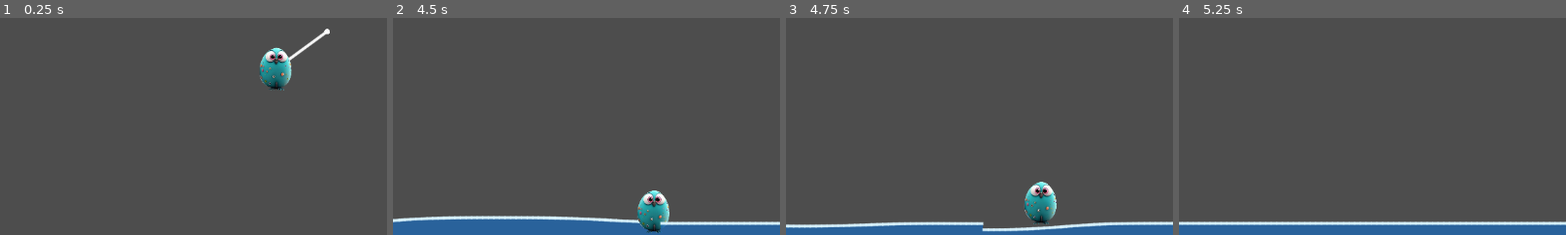
Above: before the commit, frames 1-4 (left to right).
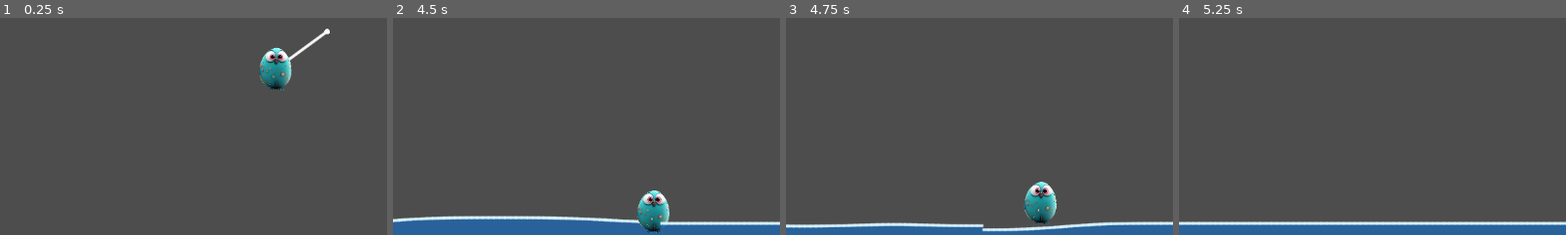
Above: after the commit, the same moments.

Repository: pebblehed/pebblehedz-godot
Game: Godot game, scene res://main.tscn
The game is run twice, just before and just after one commit, with the same random seed, the same clock (stepped at 60 frames per second) and the same inputs.
Inputs (mouse positions are % of the whole screen's width and height, from its top left):
- Up to frame 1 (0.25 s): no input
- Up to frame 2 (4.5 s): tap Enter (ui_accept) at 0.5 s; move the mouse to (72, 45) at 0.52 s; hold Enter (ui_accept) 0.53-1.25 s; tap R at 0.6, 2.1 s; click (72, 45) at 0.67 s; drag from (30, 55) to (45, 70) at 1.27 s; move the mouse to (60, 28) at 2.02 s; hold Enter (ui_accept) 2.03-2.75 s; click (60, 28) at 2.17 s; drag from (45, 70) to (20, 35) at 2.77 s; move the mouse to (80, 65) at 3.52 s; hold Enter (ui_accept) 3.53-4.25 s; click (80, 65) at 3.67 s; drag from (20, 35) to (35, 25) at 4.27 s
- Up to frame 3 (4.75 s): no input
- Up to frame 4 (5.25 s): move the mouse to (55, 50) at 5.02 s; hold Enter (ui_accept) from 5.03 s (still down); tap R at 5.1 s; click (55, 50) at 5.17 s
The pictures show only the part of the screen within x 0-50%, y 14-63%; the shares and areas given below are measured in that part.

Frames 1-2 are identical in both runs. In frame 3, 0.6% of the frame differs, in the area x 21-52%, y 93-97%; in frame 4, nothing differs.

Commit message:
Add seam ripple transfer baseline

Diff:
--- a/WaterSegmentManager.gd
+++ b/WaterSegmentManager.gd
@@ -2,16 +2,13 @@
 class_name WaterSegmentManager
 
 # WaterSegmentManager.gd
-# Creates endless right-moving Hooke water segments.
+# Endless right-moving Hooke water segment manager.
 #
 # Purpose:
 # - Keep water appearing ahead of the pebble.
-# - Remove old water far behind the camera/player.
-# - Preserve the existing HookeWater2D script unchanged.
-# - Provide the same methods the pebble already expects:
-#   get_surface_y_world()
-#   disturb_world()
-#   reset_water()
+# - Remove old water behind the player.
+# - Preserve HookeWater2D unchanged.
+# - Reduce visible seams by handing ripple energy to neighbouring segments.
 
 @export var template_water_path: NodePath
 @export var target_path: NodePath
@@ -20,30 +17,33 @@
 @export var segments_ahead: int = 4
 @export var segments_behind: int = 2
 
+@export_group("Seam Ripple Transfer")
+@export var seam_transfer_enabled: bool = true
+@export var seam_transfer_zone_ratio: float = 0.12
+@export var seam_transfer_strength: float = 0.45
+
 var template_water: HookeWater2D
 var target: Node2D
+
 var segment_width: float = 1150.0
 var water_y: float = 430.0
+
 var segments: Dictionary = {}
 
 
 func _ready() -> void:
-	# Resolve the existing water node and the pebble/player target.
 	template_water = get_node_or_null(template_water_path) as HookeWater2D
 	target = get_node_or_null(target_path) as Node2D
 
 	if template_water == null or target == null:
 		return
 
-	# Read segment dimensions from the existing water node.
 	segment_width = template_water.surface_width
 	water_y = template_water.global_position.y
 
-	# The original water node becomes segment 0.
 	segments[0] = template_water
 	_position_segment(template_water, 0)
 
-	# Wait one frame before creating extra segments so Godot finishes scene setup.
 	call_deferred("_update_segments")
 
 
@@ -57,7 +57,6 @@
 func _update_segments() -> void:
 	var current_index: int = _world_x_to_segment_index(target.global_position.x)
 
-	# Ensure water exists ahead and slightly behind for camera safety.
 	for index in range(current_index - segments_behind, current_index + segments_ahead + 1):
 		_ensure_segment(index)
 
@@ -68,17 +67,12 @@
 	if segments.has(index):
 		return
 
-	# Duplicate the working Hooke water node.
 	var new_segment: HookeWater2D = template_water.duplicate() as HookeWater2D
 	new_segment.name = "HookeWater2D_%s" % index
 
-	# Add immediately during normal process frames.
-	# This is safe because initial creation is deferred from _ready().
 	template_water.get_parent().add_child(new_segment)
 
 	_position_segment(new_segment, index)
-
-	# Initialise the duplicated water after it has entered the scene tree.
 	new_segment.reset_water()
 
 	segments[index] = new_segment
@@ -93,18 +87,16 @@
 			indexes_to_remove.append(index)
 
 	for index in indexes_to_remove:
-		var segment: HookeWater2D = segments[index]
+		var old_segment = segments[index]
 
 		segments.erase(index)
 
-		if segment != template_water:
-			segment.queue_free()
+		if old_segment != template_water:
+			old_segment.queue_free()
 
 
-func _position_segment(segment: HookeWater2D, index: int) -> void:
-	# Segment 0 is centered at half a segment width.
-	# Segment 1 starts immediately to the right, and so on.
-	segment.global_position = Vector2(
+func _position_segment(water_segment: HookeWater2D, index: int) -> void:
+	water_segment.global_position = Vector2(
 		float(index) * segment_width + segment_width * 0.5,
 		water_y
 	)
@@ -123,26 +115,67 @@
 
 
 func get_surface_y_world(world_x: float) -> float:
-	var segment: HookeWater2D = _get_segment_for_world_x(world_x)
+	var active_segment: HookeWater2D = _get_segment_for_world_x(world_x)
 
-	if segment == null:
+	if active_segment == null:
 		return water_y
 
-	return segment.get_surface_y_world(world_x)
+	return active_segment.get_surface_y_world(world_x)
 
 
 func disturb_world(world_x: float, impact_velocity: float, radius: int = -1) -> void:
-	var segment: HookeWater2D = _get_segment_for_world_x(world_x)
+	var current_index: int = _world_x_to_segment_index(world_x)
+	var active_segment: HookeWater2D = _get_segment_for_world_x(world_x)
 
-	if segment == null:
+	if active_segment == null:
 		return
 
-	segment.disturb_world(world_x, impact_velocity, radius)
+	active_segment.disturb_world(world_x, impact_velocity, radius)
+
+	if seam_transfer_enabled:
+		_transfer_ripple_to_neighbour_if_needed(
+			world_x,
+			impact_velocity,
+			radius,
+			current_index
+		)
+
+
+func _transfer_ripple_to_neighbour_if_needed(
+	world_x: float,
+	impact_velocity: float,
+	radius: int,
+	current_index: int
+) -> void:
+	var local_x: float = world_x - (float(current_index) * segment_width)
+	var edge_zone: float = segment_width * seam_transfer_zone_ratio
+
+	if local_x > segment_width - edge_zone:
+		var next_index: int = current_index + 1
+		var next_segment = segments.get(next_index, null)
+
+		if next_segment != null:
+			var neighbour_x: float = float(next_index) * segment_width + 4.0
+			next_segment.disturb_world(
+				neighbour_x,
+				impact_velocity * seam_transfer_strength,
+				radius
+			)
+
+	elif local_x < edge_zone:
+		var previous_index: int = current_index - 1
+		var previous_segment = segments.get(previous_index, null)
+
+		if previous_segment != null:
+			var neighbour_x: float = float(current_index) * segment_width - 4.0
+			previous_segment.disturb_world(
+				neighbour_x,
+				impact_velocity * seam_transfer_strength,
+				radius
+			)
 
 
 func reset_water() -> void:
-	# Compatibility method so the pebble can reset water without caring
-	# whether it is talking to one water node or the endless manager.
-	for segment in segments.values():
-		if segment != null:
-			segment.reset_water()
+	for water_segment in segments.values():
+		if water_segment != null:
+			water_segment.reset_water()
